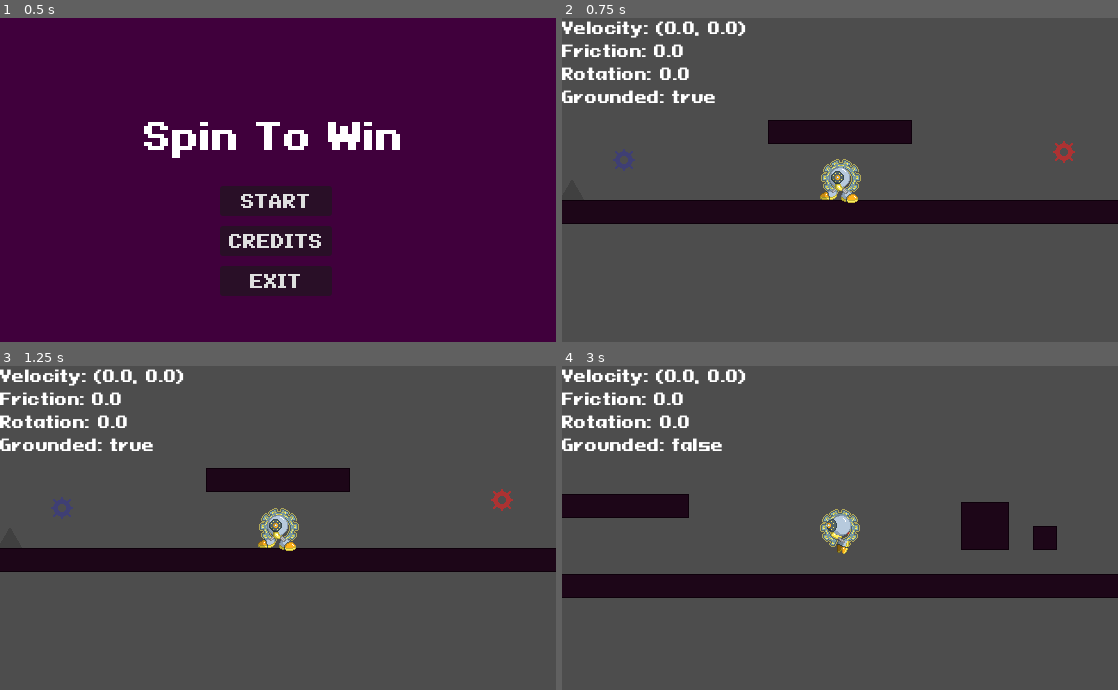
Above: before the commit, frames 1-4 (two rows, left to right).
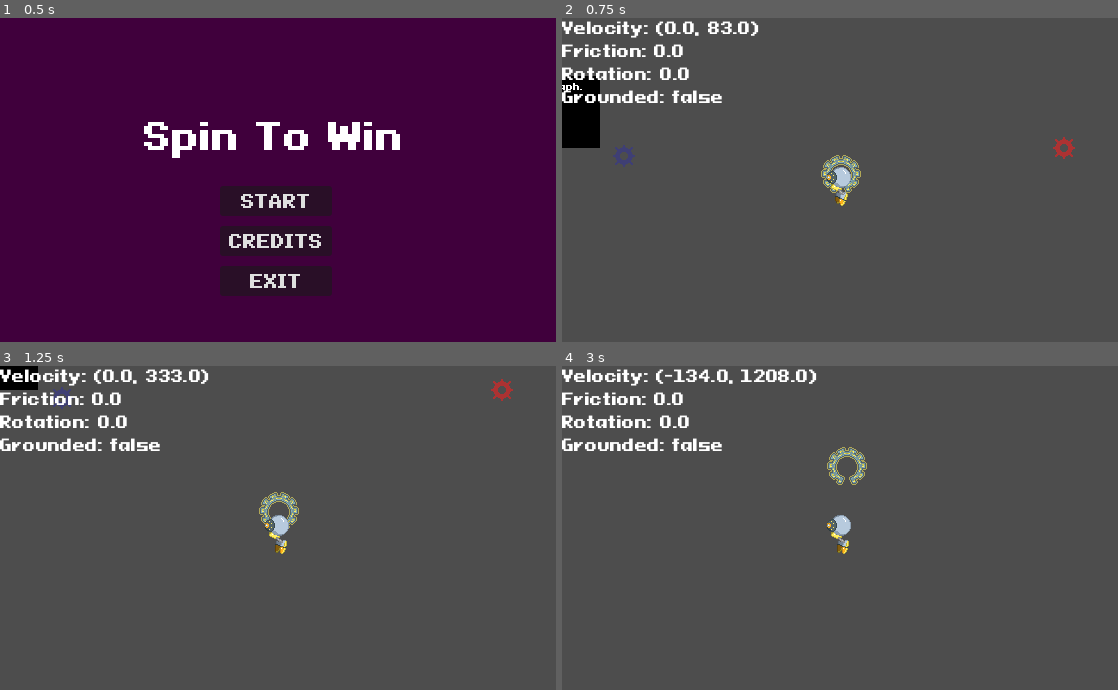
Above: after the commit, the same moments.

Repository: jakecolon3/cogwork
Game: Godot game, scene res://scenes/main.tscn
Same seed, same stepped clock (60 frames per second), same inputs: the game is played once before the commit and once after it.
Inputs:
- Up to frame 1 (0.5 s): no input
- Up to frame 2 (0.75 s): click "START" at 0.5 s
- Up to frame 3 (1.25 s): no input
- Up to frame 4 (3 s): hold Space (jump) 1.28-2.03 s; hold Right (move_right) 1.28-2.78 s; tap X (interact) at 1.35, 2.3, 2.85 s; tap Space (jump) at 2.1, 2.27, 2.57 s; hold Left (move_left) from 2.78 s (still down); hold Space (jump) from 2.78 s (still down)

Frame 1 is identical in both runs. In frame 2, 12% of the frame differs, in the area x 0-100%, y 0-64%; in frame 3, 11%; in frame 4, 12%, in the area x 0-100%, y 0-72%.

Commit message:
spring

Diff:
--- a/scenes/player.tscn
+++ b/scenes/player.tscn
@@ -394,7 +394,7 @@
 [node name="Collisions" type="Area2D" parent="." unique_id=1442353706]
 collision_mask = 2
 
-[node name="DieHitbox" type="CollisionShape2D" parent="Collisions" unique_id=916177598]
+[node name="EntityHitbox" type="CollisionShape2D" parent="Collisions" unique_id=916177598]
 position = Vector2(0, 2)
 shape = SubResource("RectangleShape2D_4v1xc")
 debug_color = Color(0.7730596, 0, 0.12144857, 0.41960785)
@@ -417,7 +417,7 @@
 shape = SubResource("RectangleShape2D_y4kfo")
 debug_color = Color(0.195196, 0.6418443, 0, 0.41960785)
 
-[connection signal="body_entered" from="Collisions" to="." method="_on_collisions_body_entered"]
+[connection signal="body_shape_entered" from="Collisions" to="." method="_on_collisions_body_shape_entered"]
 [connection signal="animation_finished" from="PlayerSprite" to="." method="_on_player_sprite_animation_finished"]
 [connection signal="area_entered" from="InteractArea" to="." method="_on_interact_area_area_entered"]
 [connection signal="area_exited" from="InteractArea" to="." method="_on_interact_area_area_exited"]
--- a/scenes/test_level.tscn
+++ b/scenes/test_level.tscn
@@ -5,6 +5,7 @@
 [ext_resource type="PackedScene" uid="uid://qf5eg5w6gutf" path="res://scenes/platform_rotator.tscn" id="4_tmr53"]
 [ext_resource type="PackedScene" uid="uid://cx7tawu23juve" path="res://scenes/tiles.tscn" id="4_x4b8f"]
 [ext_resource type="PackedScene" uid="uid://c110ft0hjoaon" path="res://scenes/rotator_new.tscn" id="5_tmr53"]
+[ext_resource type="PackedScene" uid="uid://dma227x6kqexa" path="res://scenes/sign.tscn" id="6_qcd3b"]
 
 [sub_resource type="Curve2D" id="Curve2D_x4b8f"]
 _data = {
@@ -39,7 +40,7 @@
 platforms = [NodePath("../Platform")]
 
 [node name="Tiles" parent="." unique_id=416365497 instance=ExtResource("4_x4b8f")]
-tile_map_data = PackedByteArray("AAAAAAAAAAAAAAMAAQABAAAAAAA …(2368 unchanged characters)… CAAAAAAAmABgAAAACAAAAAQAoABgAAAAAAAAAAAA=")
+tile_map_data = PackedByteArray("AAAAAAAAAAAAAAMAAQABAAAAAAA …(2368 unchanged characters)… CAAAAAAAmABgAAAACAAAAAQAoABgAAAAAAAAAAAAPABYAAQABAAAAAAA=")
 navigation_enabled = false
 
 [node name="SpawnLocation" type="Marker2D" parent="." unique_id=2008464599]
@@ -47,3 +48,7 @@
 
 [node name="Rotator" parent="." unique_id=330066868 instance=ExtResource("5_tmr53")]
 position = Vector2(328, 584)
+
+[node name="Sign" parent="." unique_id=615257632 instance=ExtResource("6_qcd3b")]
+position = Vector2(184, 624)
+text = "Hello, World! This is a test paragraph. This is a different line."
--- a/scenes/tiles.tscn
+++ b/scenes/tiles.tscn
@@ -2,6 +2,7 @@
 
 [ext_resource type="Texture2D" uid="uid://dpu2ixo3pf74l" path="res://sprite/temp-tilesheet.png" id="1_1g8qg"]
 [ext_resource type="Texture2D" uid="uid://ccqwswcovadub" path="res://sprite/temp-entity-tiles.png" id="2_od8sr"]
+[ext_resource type="Texture2D" uid="uid://d0uqm03trxo7o" path="res://sprite/tiles.png" id="3_jhpg2"]
 
 [sub_resource type="TileSetAtlasSource" id="TileSetAtlasSource_od8sr"]
 resource_name = "temp-tiles"
@@ -478,6 +479,405 @@
 texture_region_size = Vector2i(24, 24)
 0:0/0 = 0
 0:0/0/physics_layer_1/polygon_0/points = PackedVector2Array(-12, -12, 12, -12, 12, 12, -12, 12)
+0:0/0/custom_data_0 = "spike"
+1:0/0 = 0
+1:0/0/physics_layer_1/polygon_0/points = PackedVector2Array(-12, -12, 12, -12, 12, -7, -12, -7)
+1:0/0/custom_data_0 = "spring"
+
+[sub_resource type="TileSetAtlasSource" id="TileSetAtlasSource_i3m0d"]
+texture = ExtResource("3_jhpg2")
+texture_region_size = Vector2i(24, 24)
+0:0/0 = 0
+0:0/0/terrain_set = 0
+0:0/0/terrain = 1
+0:0/0/physics_layer_0/polygon_0/points = PackedVector2Array(-12, -12, 12, -12, 12, 12, -12, 12)
+1:0/0 = 0
+1:0/0/terrain_set = 0
+1:0/0/terrain = 1
+1:0/0/physics_layer_0/polygon_0/points = PackedVector2Array(-12, -12, 12, -12, 12, 12, -12, 12)
+1:0/0/terrains_peering_bit/bottom_side = 1
+2:0/0 = 0
+2:0/0/terrain_set = 0
+2:0/0/terrain = 1
+2:0/0/physics_layer_0/polygon_0/points = PackedVector2Array(-12, -12, 12, -12, 12, 12, -12, 12)
+2:0/0/terrains_peering_bit/right_side = 1
+2:0/0/terrains_peering_bit/bottom_right_corner = 1
+2:0/0/terrains_peering_bit/bottom_side = 1
+2:0/0/terrains_peering_bit/bottom_left_corner = 1
+2:0/0/terrains_peering_bit/left_side = 1
+2:0/0/terrains_peering_bit/top_left_corner = 1
+2:0/0/terrains_peering_bit/top_side = 1
+3:0/0 = 0
+3:0/0/terrain_set = 0
+3:0/0/terrain = 1
+3:0/0/physics_layer_0/polygon_0/points = PackedVector2Array(-12, -12, 12, -12, 12, 12, -12, 12)
+3:0/0/terrains_peering_bit/right_side = 1
+3:0/0/terrains_peering_bit/bottom_right_corner = 1
+3:0/0/terrains_peering_bit/bottom_side = 1
+3:0/0/terrains_peering_bit/bottom_left_corner = 1
+3:0/0/terrains_peering_bit/left_side = 1
+3:0/0/terrains_peering_bit/top_left_corner = 1
+3:0/0/terrains_peering_bit/top_side = 1
+4:0/0 = 0
+4:0/0/terrain_set = 0
+4:0/0/terrain = 1
+4:0/0/physics_layer_0/polygon_0/points = PackedVector2Array(-12, -12, 12, -12, 12, 12, -12, 12)
+4:0/0/terrains_peering_bit/right_side = 1
+4:0/0/terrains_peering_bit/bottom_right_corner = 1
+4:0/0/terrains_peering_bit/bottom_side = 1
+4:0/0/terrains_peering_bit/bottom_left_corner = 1
+4:0/0/terrains_peering_bit/left_side = 1
+4:0/0/terrains_peering_bit/top_side = 1
+5:0/0 = 0
+5:0/0/terrain_set = 0
+5:0/0/terrain = 1
+5:0/0/physics_layer_0/polygon_0/points = PackedVector2Array(-12, -12, 12, -12, 12, 12, -12, 12)
+5:0/0/terrains_peering_bit/bottom_side = 1
+5:0/0/terrains_peering_bit/bottom_left_corner = 1
+5:0/0/terrains_peering_bit/left_side = 1
+6:0/0 = 0
+6:0/0/terrain_set = 0
+6:0/0/terrain = 1
+6:0/0/physics_layer_0/polygon_0/points = PackedVector2Array(-12, -12, 12, -12, 12, 12, -12, 12)
+6:0/0/terrains_peering_bit/bottom_side = 1
+6:0/0/terrains_peering_bit/bottom_left_corner = 1
+6:0/0/terrains_peering_bit/left_side = 1
+6:0/0/terrains_peering_bit/top_left_corner = 1
+6:0/0/terrains_peering_bit/top_side = 1
+0:1/0 = 0
+0:1/0/terrain_set = 0
+0:1/0/terrain = 1
+0:1/0/physics_layer_0/polygon_0/points = PackedVector2Array(-12, -12, 12, -12, 12, 12, -12, 12)
+0:1/0/terrains_peering_bit/right_side = 1
+0:1/0/terrains_peering_bit/left_side = 1
+0:1/0/terrains_peering_bit/top_side = 1
+1:1/0 = 0
+1:1/0/terrain_set = 0
+1:1/0/terrain = 1
+1:1/0/physics_layer_0/polygon_0/points = PackedVector2Array(-12, -12, 12, -12, 12, 12, -12, 12)
+1:1/0/terrains_peering_bit/right_side = 1
+1:1/0/terrains_peering_bit/bottom_side = 1
+1:1/0/terrains_peering_bit/top_side = 1
+2:1/0 = 0
+2:1/0/terrain_set = 0
+2:1/0/terrain = 1
+2:1/0/physics_layer_0/polygon_0/points = PackedVector2Array(-12, -12, 12, -12, 12, 12, -12, 12)
+2:1/0/terrains_peering_bit/bottom_side = 1
+2:1/0/terrains_peering_bit/left_side = 1
+2:1/0/terrains_peering_bit/top_side = 1
+3:1/0 = 0
+3:1/0/terrain_set = 0
+3:1/0/terrain = 1
+3:1/0/physics_layer_0/polygon_0/points = PackedVector2Array(-12, -12, 12, -12, 12, 12, -12, 12)
+3:1/0/terrains_peering_bit/right_side = 1
+3:1/0/terrains_peering_bit/bottom_right_corner = 1
+3:1/0/terrains_peering_bit/bottom_side = 1
+3:1/0/terrains_peering_bit/bottom_left_corner = 1
+3:1/0/terrains_peering_bit/left_side = 1
+4:1/0 = 0
+4:1/0/terrain_set = 0
+4:1/0/terrain = 1
+4:1/0/physics_layer_0/polygon_0/points = PackedVector2Array(-12, -12, 12, -12, 12, 12, -12, 12)
+4:1/0/terrains_peering_bit/right_side = 1
+4:1/0/terrains_peering_bit/bottom_right_corner = 1
+4:1/0/terrains_peering_bit/bottom_side = 1
+4:1/0/terrains_peering_bit/bottom_left_corner = 1
+4:1/0/terrains_peering_bit/left_side = 1
+5:1/0 = 0
+5:1/0/terrain_set = 0
+5:1/0/terrain = 1
+5:1/0/physics_layer_0/polygon_0/points = PackedVector2Array(-12, -12, 12, -12, 12, 12, -12, 12)
+5:1/0/terrains_peering_bit/right_side = 1
+5:1/0/terrains_peering_bit/bottom_right_corner = 1
+5:1/0/terrains_peering_bit/bottom_side = 1
+5:1/0/terrains_peering_bit/bottom_left_corner = 1
+5:1/0/terrains_peering_bit/left_side = 1
+6:1/0 = 0
+6:1/0/terrain_set = 0
+6:1/0/terrain = 1
+6:1/0/physics_layer_0/polygon_0/points = PackedVector2Array(-12, -12, 12, -12, 12, 12, -12, 12)
+6:1/0/terrains_peering_bit/bottom_side = 1
+6:1/0/terrains_peering_bit/bottom_left_corner = 1
+6:1/0/terrains_peering_bit/left_side = 1
+0:2/0 = 0
+0:2/0/terrain_set = 0
+0:2/0/terrain = 1
+0:2/0/physics_layer_0/polygon_0/points = PackedVector2Array(-12, -12, 12, -12, 12, 12, -12, 12)
+0:2/0/terrains_peering_bit/right_side = 1
+1:2/0 = 0
+1:2/0/terrain_set = 0
+1:2/0/terrain = 1
+1:2/0/physics_layer_0/polygon_0/points = PackedVector2Array(-12, -12, 12, -12, 12, 12, -12, 12)
+1:2/0/terrains_peering_bit/right_side = 1
+1:2/0/terrains_peering_bit/bottom_side = 1
+1:2/0/terrains_peering_bit/bottom_left_corner = 1
+1:2/0/terrains_peering_bit/left_side = 1
+2:2/0 = 0
+2:2/0/terrain_set = 0
+2:2/0/terrain = 1
+2:2/0/physics_layer_0/polygon_0/points = PackedVector2Array(-12, -12, 12, -12, 12, 12, -12, 12)
+2:2/0/terrains_peering_bit/bottom_side = 1
+2:2/0/terrains_peering_bit/bottom_left_corner = 1
+2:2/0/terrains_peering_bit/left_side = 1
+2:2/0/terrains_peering_bit/top_left_corner = 1
+2:2/0/terrains_peering_bit/top_side = 1
+3:2/0 = 0
+3:2/0/terrain_set = 0
+3:2/0/terrain = 1
+3:2/0/physics_layer_0/polygon_0/points = PackedVector2Array(-12, -12, 12, -12, 12, 12, -12, 12)
+3:2/0/terrains_peering_bit/right_side = 1
+3:2/0/terrains_peering_bit/bottom_right_corner = 1
+3:2/0/terrains_peering_bit/bottom_side = 1
+3:2/0/terrains_peering_bit/bottom_left_corner = 1
+3:2/0/terrains_peering_bit/left_side = 1
+3:2/0/terrains_peering_bit/top_left_corner = 1
+3:2/0/terrains_peering_bit/top_side = 1
+3:2/0/terrains_peering_bit/top_right_corner = 1
+4:2/0 = 0
+4:2/0/terrain_set = 0
+4:2/0/terrain = 1
+4:2/0/physics_layer_0/polygon_0/points = PackedVector2Array(-12, -12, 12, -12, 12, 12, -12, 12)
+4:2/0/terrains_peering_bit/right_side = 1
+4:2/0/terrains_peering_bit/bottom_right_corner = 1
+4:2/0/terrains_peering_bit/bottom_side = 1
+4:2/0/terrains_peering_bit/bottom_left_corner = 1
+4:2/0/terrains_peering_bit/left_side = 1
+4:2/0/terrains_peering_bit/top_left_corner = 1
+4:2/0/terrains_peering_bit/top_side = 1
+4:2/0/terrains_peering_bit/top_right_corner = 1
+5:2/0 = 0
+5:2/0/terrain_set = 0
+5:2/0/terrain = 1
+5:2/0/physics_layer_0/polygon_0/points = PackedVector2Array(-12, -12, 12, -12, 12, 12, -12, 12)
+5:2/0/terrains_peering_bit/right_side = 1
+5:2/0/terrains_peering_bit/bottom_right_corner = 1
+5:2/0/terrains_peering_bit/bottom_side = 1
+5:2/0/terrains_peering_bit/bottom_left_corner = 1
+5:2/0/terrains_peering_bit/left_side = 1
+5:2/0/terrains_peering_bit/top_left_corner = 1
+5:2/0/terrains_peering_bit/top_side = 1
+5:2/0/terrains_peering_bit/top_right_corner = 1
+6:2/0 = 0
+6:2/0/terrain_set = 0
+6:2/0/terrain = 1
+6:2/0/physics_layer_0/polygon_0/points = PackedVector2Array(-12, -12, 12, -12, 12, 12, -12, 12)
+6:2/0/terrains_peering_bit/bottom_side = 1
+6:2/0/terrains_peering_bit/bottom_left_corner = 1
+6:2/0/terrains_peering_bit/left_side = 1
+6:2/0/terrains_peering_bit/top_left_corner = 1
+6:2/0/terrains_peering_bit/top_side = 1
+0:3/0 = 0
+0:3/0/terrain_set = 0
+0:3/0/terrain = 1
+0:3/0/physics_layer_0/polygon_0/points = PackedVector2Array(-12, -12, 12, -12, 12, 12, -12, 12)
+0:3/0/terrains_peering_bit/right_side = 1
+0:3/0/terrains_peering_bit/left_side = 1
+1:3/0 = 0
+1:3/0/terrain_set = 0
+1:3/0/terrain = 1
+1:3/0/physics_layer_0/polygon_0/points = PackedVector2Array(-12, -12, 12, -12, 12, 12, -12, 12)
+1:3/0/terrains_peering_bit/right_side = 1
+1:3/0/terrains_peering_bit/bottom_right_corner = 1
+1:3/0/terrains_peering_bit/bottom_side = 1
+1:3/0/terrains_peering_bit/bottom_left_corner = 1
+1:3/0/terrains_peering_bit/left_side = 1
+1:3/0/terrains_peering_bit/top_left_corner = 1
+1:3/0/terrains_peering_bit/top_side = 1
+2:3/0 = 0
+2:3/0/terrain_set = 0
+2:3/0/terrain = 1
+2:3/0/physics_layer_0/polygon_0/points = PackedVector2Array(-12, -12, 12, -12, 12, 12, -12, 12)
+2:3/0/terrains_peering_bit/right_side = 1
+2:3/0/terrains_peering_bit/bottom_side = 1
+2:3/0/terrains_peering_bit/left_side = 1
+2:3/0/terrains_peering_bit/top_side = 1
+3:3/0 = 0
+3:3/0/terrain_set = 0
+3:3/0/terrain = 1
+3:3/0/physics_layer_0/polygon_0/points = PackedVector2Array(-12, -12, 12, -12, 12, 12, -12, 12)
+3:3/0/terrains_peering_bit/right_side = 1
+3:3/0/terrains_peering_bit/left_side = 1
+3:3/0/terrains_peering_bit/top_left_corner = 1
+3:3/0/terrains_peering_bit/top_side = 1
+3:3/0/terrains_peering_bit/top_right_corner = 1
+4:3/0 = 0
+4:3/0/terrain_set = 0
+4:3/0/terrain = 1
+4:3/0/physics_layer_0/polygon_0/points = PackedVector2Array(-12, -12, 12, -12, 12, 12, -12, 12)
+4:3/0/terrains_peering_bit/right_side = 1
+4:3/0/terrains_peering_bit/left_side = 1
+4:3/0/terrains_peering_bit/top_left_corner = 1
+4:3/0/terrains_peering_bit/top_side = 1
+4:3/0/terrains_peering_bit/top_right_corner = 1
+5:3/0 = 0
+5:3/0/terrain_set = 0
+5:3/0/terrain = 1
+5:3/0/physics_layer_0/polygon_0/points = PackedVector2Array(-12, -12, 12, -12, 12, 12, -12, 12)
+5:3/0/terrains_peering_bit/right_side = 1
+5:3/0/terrains_peering_bit/left_side = 1
+5:3/0/terrains_peering_bit/top_left_corner = 1
+5:3/0/terrains_peering_bit/top_side = 1
+5:3/0/terrains_peering_bit/top_right_corner = 1
+6:3/0 = 0
+6:3/0/terrain_set = 0
+6:3/0/terrain = 1
+6:3/0/physics_layer_0/polygon_0/points = PackedVector2Array(-12, -12, 12, -12, 12, 12, -12, 12)
+6:3/0/terrains_peering_bit/left_side = 1
+6:3/0/terrains_peering_bit/top_left_corner = 1
+6:3/0/terrains_peering_bit/top_side = 1
+0:4/0 = 0
+0:4/0/terrain_set = 0
+0:4/0/terrain = 1
+0:4/0/physics_layer_0/polygon_0/points = PackedVector2Array(-12, -12, 12, -12, 12, 12, -12, 12)
+0:4/0/terrains_peering_bit/right_side = 1
+0:4/0/terrains_peering_bit/bottom_side = 1
+0:4/0/terrains_peering_bit/left_side = 1
+0:4/0/terrains_peering_bit/top_left_corner = 1
+0:4/0/terrains_peering_bit/top_side = 1
+1:4/0 = 0
+1:4/0/terrain_set = 0
+1:4/0/terrain = 1
+1:4/0/physics_layer_0/polygon_0/points = PackedVector2Array(-12, -12, 12, -12, 12, 12, -12, 12)
+1:4/0/terrains_peering_bit/bottom_side = 1
+1:4/0/terrains_peering_bit/top_side = 1
+2:4/0 = 0
+2:4/0/terrain_set = 0
+2:4/0/terrain = 1
+2:4/0/physics_layer_0/polygon_0/points = PackedVector2Array(-12, -12, 12, -12, 12, 12, -12, 12)
+2:4/0/terrains_peering_bit/bottom_side = 1
+2:4/0/terrains_peering_bit/top_side = 1
+3:4/0 = 0
+3:4/0/terrain_set = 0
+3:4/0/terrain = 1
+3:4/0/physics_layer_0/polygon_0/points = PackedVector2Array(-12, -12, 12, -12, 12, 12, -12, 12)
+3:4/0/terrains_peering_bit/right_side = 1
+3:4/0/terrains_peering_bit/bottom_side = 1
+3:4/0/terrains_peering_bit/bottom_left_corner = 1
+3:4/0/terrains_peering_bit/left_side = 1
+3:4/0/terrains_peering_bit/top_left_corner = 1
+3:4/0/terrains_peering_bit/top_side = 1
+3:4/0/terrains_peering_bit/top_right_corner = 1
+4:4/0 = 0
+4:4/0/terrain_set = 0
+4:4/0/terrain = 1
+4:4/0/physics_layer_0/polygon_0/points = PackedVector2Array(-12, -12, 12, -12, 12, 12, -12, 12)
+4:4/0/terrains_peering_bit/right_side = 1
+4:4/0/terrains_peering_bit/bottom_side = 1
+4:4/0/terrains_peering_bit/bottom_left_corner = 1
+4:4/0/terrains_peering_bit/left_side = 1
+4:4/0/terrains_peering_bit/top_left_corner = 1
+4:4/0/terrains_peering_bit/top_side = 1
+4:4/0/terrains_peering_bit/top_right_corner = 1
+5:4/0 = 0
+5:4/0/terrain_set = 0
+5:4/0/terrain = 1
+5:4/0/physics_layer_0/polygon_0/points = PackedVector2Array(-12, -12, 12, -12, 12, 12, -12, 12)
+5:4/0/terrains_peering_bit/right_side = 1
+5:4/0/terrains_peering_bit/bottom_side = 1
+5:4/0/terrains_peering_bit/left_side = 1
+5:4/0/terrains_peering_bit/top_left_corner = 1
+5:4/0/terrains_peering_bit/top_side = 1
+5:4/0/terrains_peering_bit/top_right_corner = 1
+6:4/0 = 0
+6:4/0/terrain_set = 0
+6:4/0/terrain = 1
+6:4/0/physics_layer_0/polygon_0/points = PackedVector2Array(-12, -12, 12, -12, 12, 12, -12, 12)
+6:4/0/terrains_peering_bit/left_side = 1
+6:4/0/terrains_peering_bit/top_left_corner = 1
+6:4/0/terrains_peering_bit/top_side = 1
+0:5/0 = 0
+0:5/0/terrain_set = 0
+0:5/0/terrain = 1
+0:5/0/physics_layer_0/polygon_0/points = PackedVector2Array(-12, -12, 12, -12, 12, 12, -12, 12)
+0:5/0/terrains_peering_bit/right_side = 1
+0:5/0/terrains_peering_bit/bottom_side = 1
+0:5/0/terrains_peering_bit/top_side = 1
+0:5/0/terrains_peering_bit/top_right_corner = 1
+1:5/0 = 0
+1:5/0/terrain_set = 0
+1:5/0/terrain = 1
+1:5/0/physics_layer_0/polygon_0/points = PackedVector2Array(-12, -12, 12, -12, 12, 12, -12, 12)
+1:5/0/terrains_peering_bit/right_side = 1
+1:5/0/terrains_peering_bit/bottom_side = 1
+1:5/0/terrains_peering_bit/top_side = 1
+2:5/0 = 0
+2:5/0/terrain_set = 0
+2:5/0/terrain = 1
+2:5/0/physics_layer_0/polygon_0/points = PackedVector2Array(-12, -12, 12, -12, 12, 12, -12, 12)
+2:5/0/terrains_peering_bit/right_side = 1
+2:5/0/terrains_peering_bit/left_side = 1
+2:5/0/terrains_peering_bit/top_side = 1
+3:5/0 = 0
+3:5/0/terrain_set = 0
+3:5/0/terrain = 1
+3:5/0/physics_layer_0/polygon_0/points = PackedVector2Array(-12, -12, 12, -12, 12, 12, -12, 12)
+3:5/0/terrains_peering_bit/right_side = 1
+3:5/0/terrains_peering_bit/left_side = 1
+4:5/0 = 0
+4:5/0/terrain_set = 0
+4:5/0/terrain = 1
+4:5/0/physics_layer_0/polygon_0/points = PackedVector2Array(-12, -12, 12, -12, 12, 12, -12, 12)
+4:5/0/terrains_peering_bit/right_side = 1
+4:5/0/terrains_peering_bit/left_side = 1
+5:5/0 = 0
+5:5/0/terrain_set = 0
+5:5/0/terrain = 1
+5:5/0/physics_layer_0/polygon_0/points = PackedVector2Array(-12, -12, 12, -12, 12, 12, -12, 12)
+5:5/0/terrains_peering_bit/right_side = 1
+5:5/0/terrains_peering_bit/bottom_side = 1
+6:5/0 = 0
+6:5/0/terrain_set = 0
+6:5/0/terrain = 1
+6:5/0/physics_layer_0/polygon_0/points = PackedVector2Array(-12, -12, 12, -12, 12, 12, -12, 12)
+6:5/0/terrains_peering_bit/right_side = 1
+6:5/0/terrains_peering_bit/bottom_side = 1
+6:5/0/terrains_peering_bit/left_side = 1
+0:6/0 = 0
+0:6/0/terrain_set = 0
+0:6/0/terrain = 1
+0:6/0/physics_layer_0/polygon_0/points = PackedVector2Array(-12, -12, 12, -12, 12, 12, -12, 12)
+0:6/0/terrains_peering_bit/right_side = 1
+0:6/0/terrains_peering_bit/bottom_right_corner = 1
+0:6/0/terrains_peering_bit/bottom_side = 1
+0:6/0/terrains_peering_bit/top_side = 1
+1:6/0 = 0
+1:6/0/terrain_set = 0
+1:6/0/terrain = 1
+1:6/0/physics_layer_0/polygon_0/points = PackedVector2Array(-12, -12, 12, -12, 12, 12, -12, 12)
+1:6/0/terrains_peering_bit/right_side = 1
+1:6/0/terrains_peering_bit/left_side = 1
+1:6/0/terrains_peering_bit/top_left_corner = 1
+1:6/0/terrains_peering_bit/top_side = 1
+2:6/0 = 0
+2:6/0/terrain_set = 0
+2:6/0/terrain = 1
+2:6/0/physics_layer_0/polygon_0/points = PackedVector2Array(-12, -12, 12, -12, 12, 12, -12, 12)
+2:6/0/terrains_peering_bit/right_side = 1
+2:6/0/terrains_peering_bit/bottom_right_corner = 1
+2:6/0/terrains_peering_bit/bottom_side = 1
+2:6/0/terrains_peering_bit/left_side = 1
+3:6/0 = 0
+3:6/0/terrain_set = 0
+3:6/0/terrain = 1
+3:6/0/physics_layer_0/polygon_0/points = PackedVector2Array(-12, -12, 12, -12, 12, 12, -12, 12)
+3:6/0/terrains_peering_bit/right_side = 1
+3:6/0/terrains_peering_bit/left_side = 1
+4:6/0 = 0
+4:6/0/terrain_set = 0
+4:6/0/terrain = 1
+4:6/0/physics_layer_0/polygon_0/points = PackedVector2Array(-12, -12, 12, -12, 12, 12, -12, 12)
+5:6/0 = 0
+5:6/0/terrain_set = 0
+5:6/0/terrain = 1
+5:6/0/physics_layer_0/polygon_0/points = PackedVector2Array(-12, -12, 12, -12, 12, 12, -12, 12)
+5:6/0/terrains_peering_bit/right_side = 1
+5:6/0/terrains_peering_bit/bottom_side = 1
+6:6/0 = 0
+6:6/0/terrain_set = 0
+6:6/0/terrain = 1
+6:6/0/physics_layer_0/polygon_0/points = PackedVector2Array(-12, -12, 12, -12, 12, 12, -12, 12)
+6:6/0/terrains_peering_bit/right_side = 1
+6:6/0/terrains_peering_bit/top_side = 1
 
 [sub_resource type="TileSet" id="TileSet_6w6ra"]
 tile_size = Vector2i(24, 24)
@@ -487,11 +887,15 @@
 terrain_set_0/mode = 0
 terrain_set_0/terrain_0/name = "BaseTerrain"
 terrain_set_0/terrain_0/color = Color(0.18353498, 5.2943826e-05, 0.65486234, 1)
-custom_data_layer_0/name = ""
-custom_data_layer_0/type = 0
+terrain_set_0/terrain_1/name = "HalfFinishedTerrain"
+terrain_set_0/terrain_1/color = Color(0.5, 0.4375, 0.25, 1)
+custom_data_layer_0/name = "type"
+custom_data_layer_0/type = 4
 sources/0 = SubResource("TileSetAtlasSource_od8sr")
 sources/1 = SubResource("TileSetAtlasSource_jhpg2")
+sources/2 = SubResource("TileSetAtlasSource_i3m0d")
 
 [node name="Tiles" type="TileMapLayer" unique_id=416365497]
 tile_set = SubResource("TileSet_6w6ra")
 use_kinematic_bodies = true
+physics_quadrant_size = 1
--- a/script/player.gd
+++ b/script/player.gd
@@ -16,6 +16,7 @@
 const FRICTION         = 0.2
 const AIR_FRICTION     = 0.01
 const MAX_AIR_FRICTION = 0.3
+var bounced          : bool # HACK:
 var gravity_direction: Vector2
 var right_vec        : Vector2
 var attached         : bool
@@ -37,6 +38,7 @@
     gear_sprite = $GearSprite
     $GearSprite.call_deferred("reparent", get_parent())
     gear_sprite.play("default")
+    bounced = false
 
 
 func add_to_position_buffer(pos: Vector2):
@@ -92,7 +94,12 @@
         rotator.attach(self)
 
 
+func is_falling() -> bool:
+    return velocity.dot(gravity_direction) > 0.0
+
+
 func _physics_process(delta: float) -> void:
+    if is_falling(): bounced = false
     add_to_position_buffer(position)
     rotation = lerp_angle(rotation, gravity_direction.angle() - PI/2,
                           LERP_SPEED * delta)
@@ -139,9 +146,10 @@
         add_to_input_buffer("")
 
     # start falling when jump is released
-    if (not is_on_floor() and not Input.is_action_pressed("jump")
-        and velocity.dot(gravity_direction) < 0.0):
-        velocity = velocity.slide(right_vec) * 0.25 + velocity.slide(gravity_direction)
+    if (!is_on_floor() and !Input.is_action_pressed("jump") and
+        !is_falling()  and !bounced):
+        velocity = (velocity.slide(right_vec) * 0.25 +
+                    velocity.slide(gravity_direction))
 
     # scale air friction based on speed (not working rn)
     air_friction = lerp(MAX_AIR_FRICTION,
@@ -176,12 +184,6 @@
     pass
 
 
-# handle obstacle collisions
-# TODO: differentiate bodies in same collision layer? maybe not necessary
-func _on_collisions_body_entered(body: Node2D) -> void:
-    print("dead")
-    die()
-
 
 func _on_player_sprite_animation_finished() -> void:
     if $PlayerSprite.animation == "start_walk":
@@ -189,12 +191,31 @@
 
 
 func _on_interact_area_area_entered(area: Area2D) -> void:
-    print("can interact with ", area)
     interactable = area
     can_interact = true
 
 
 func _on_interact_area_area_exited(area: Area2D) -> void:
-    print(area, " left interact range")
     interactable = null
     can_interact = false
+
+
+# handle obstacle collisions
+# TODO: differentiate bodies in same collision layer? maybe not necessary
+func _on_collisions_body_shape_entered(body_rid: RID, body: Node2D, body_shape_index: int, local_shape_index: int) -> void:
+    if body is not TileMapLayer:
+        push_error("`Player/Collisions` collided with something that is not a tile")
+        return
+    var tile_map := body as TileMapLayer
+    print(tile_map)
+    var cell_coords := tile_map.get_coords_for_body_rid(body_rid)
+    var cell_data := tile_map.get_cell_tile_data(cell_coords)
+    assert(cell_data.has_custom_data("type"), "Cell at %s collided but doesn't have custom data!" % cell_coords)
+    match cell_data.get_custom_data("type"):
+        "spike":
+            die()
+        "spring":
+            if is_falling():
+                set_deferred("bounced", true)
+                set_deferred("velocity", -velocity.slide(right_vec) * 1.2 +
+                                          velocity.slide(gravity_direction))
